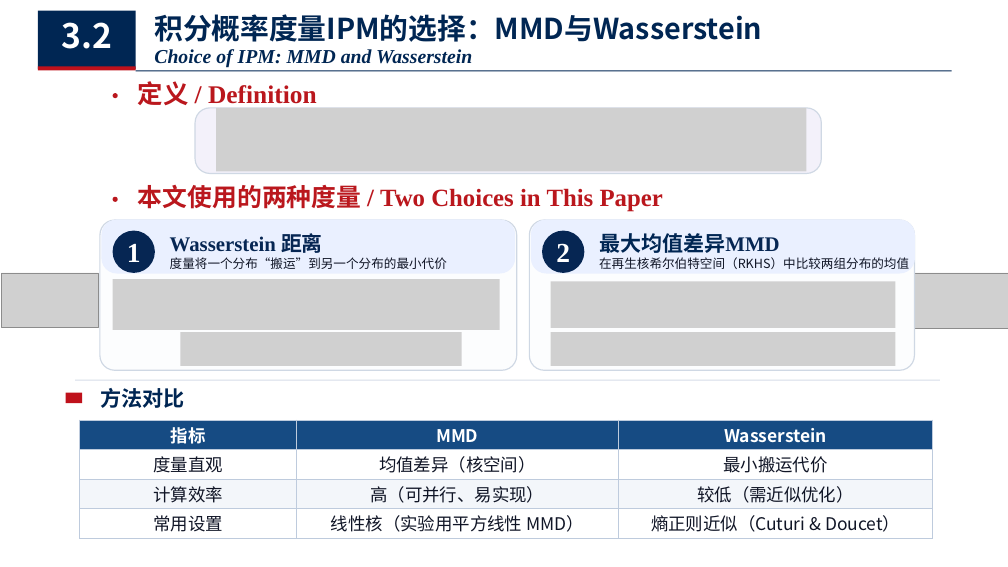
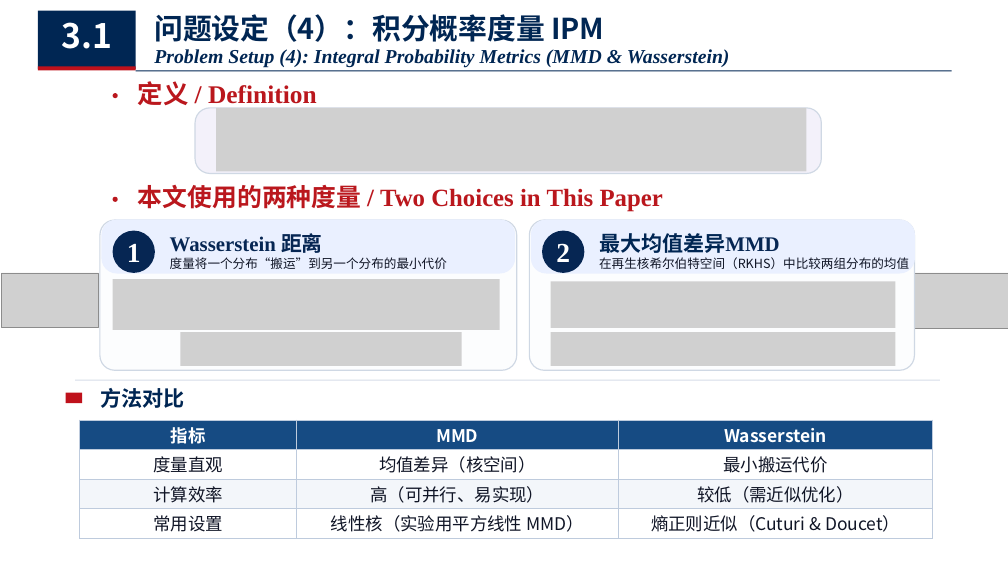
Before and after one commit to chanearly2002/Stastical_Computing, a slide deck: slide 15 of 个体处理效应估计.pptx (slide 17 before the commit). Drawn at 1008x567 pixels with LibreOffice and Linux fonts; fonts in the diff are those of the drawing; grey boxes stand for pictures. Boxes give left, top, right and bottom in pixels: in the first picture for what was removed or moved away, otherwise in the second. Text is boxed around its words. In the diff, an @@ line names an element or a change of style, - is before the commit and + after.

```diff
--- a/个体处理效应估计.pptx
+++ b/个体处理效应估计.pptx
@@ text at (61, 22, 112, 49): text changed @@
-3.2
+3.1
@@ text at (154, 14, 604, 42): text changed @@
-积分概率度量IPM的选择：MMD与Wasserstein
+问题设定（4）：积分概率度量 IPM
@@ text at (154, 49, 730, 68): text changed @@
-Choice of IPM: MMD and Wasserstein
+Problem Setup (4): Integral Probability Metrics (MMD & Wasserstein)
```
Also in this commit, not shown: 11 other slides changed, 1 other file.
